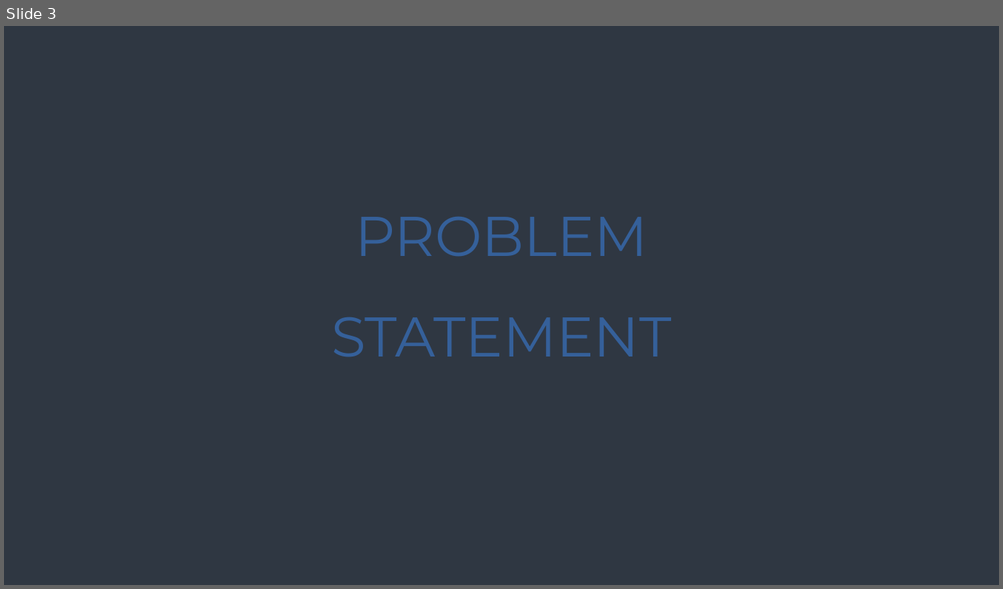
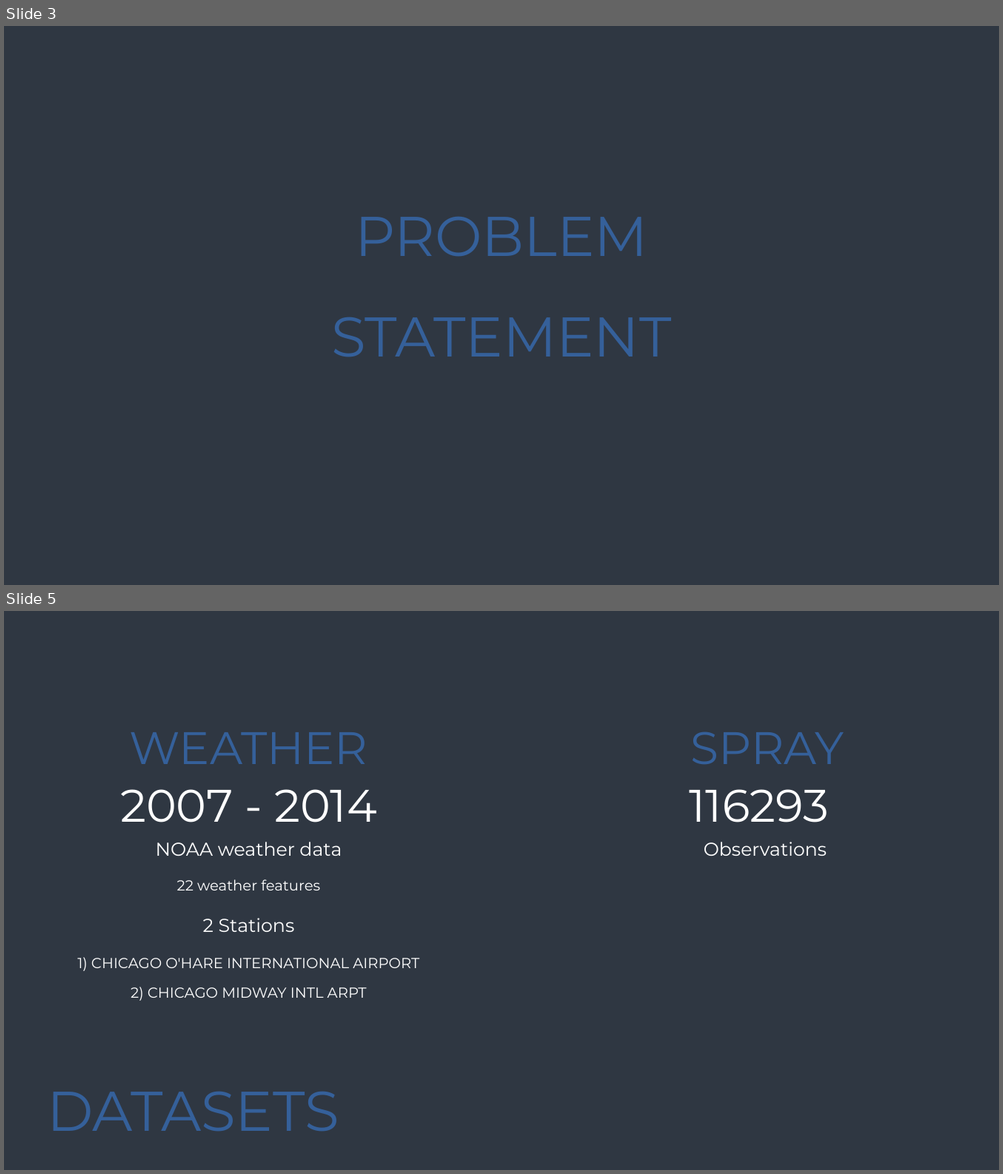
Before and after one commit to bluemelodybox/west-nile-virus-prediction, a slide deck: WNV Grp Presentation.pptx. Shown one above the other, each under a label of ours: slide 3 before the commit, slides 3 and 5 after it; the slides between them are not shown. The pictures are 1003x589 and 1003x1174 pixels, drawn with LibreOffice and Linux fonts; fonts in the diff are those of the drawing. Boxes give left, top, right and bottom in pixels: in the first picture for what was removed or moved away, otherwise in the second. Text is boxed around its words. In the diff, an @@ line names an element or a change of style, - is before the commit and + after.

```diff
--- a/WNV Grp Presentation.pptx
+++ b/WNV Grp Presentation.pptx
@@ slide 5 added at bbox=[4, 611, 999, 1170], background #2F3742 @@
@@ text added at bbox=[691, 732, 844, 764], 44 pt, text gradient #35609A to #EC343F @@
+SPRAY
@@ text added at bbox=[689, 789, 829, 823], 44 pt, text #FFFFFF @@
+116293
@@ text added at bbox=[703, 842, 826, 856], 18 pt, text #FFFFFF @@
+Observations
@@ group added at bbox=[77, 732, 419, 1001]: 7 texts @@
+WEATHER
+2007 - 2014
+NOAA weather data
+22 weather features
+2 Stations
+1) CHICAGO O'HARE INTERNATIONAL AIRPORT
+2) CHICAGO MIDWAY INTL ARPT
@@ title added at bbox=[47, 1092, 338, 1131], 54 pt, text gradient #35609A to #EC343F @@
+DATASETS
```
Also in this commit, not shown: 1 slide changed, 18 other files.
